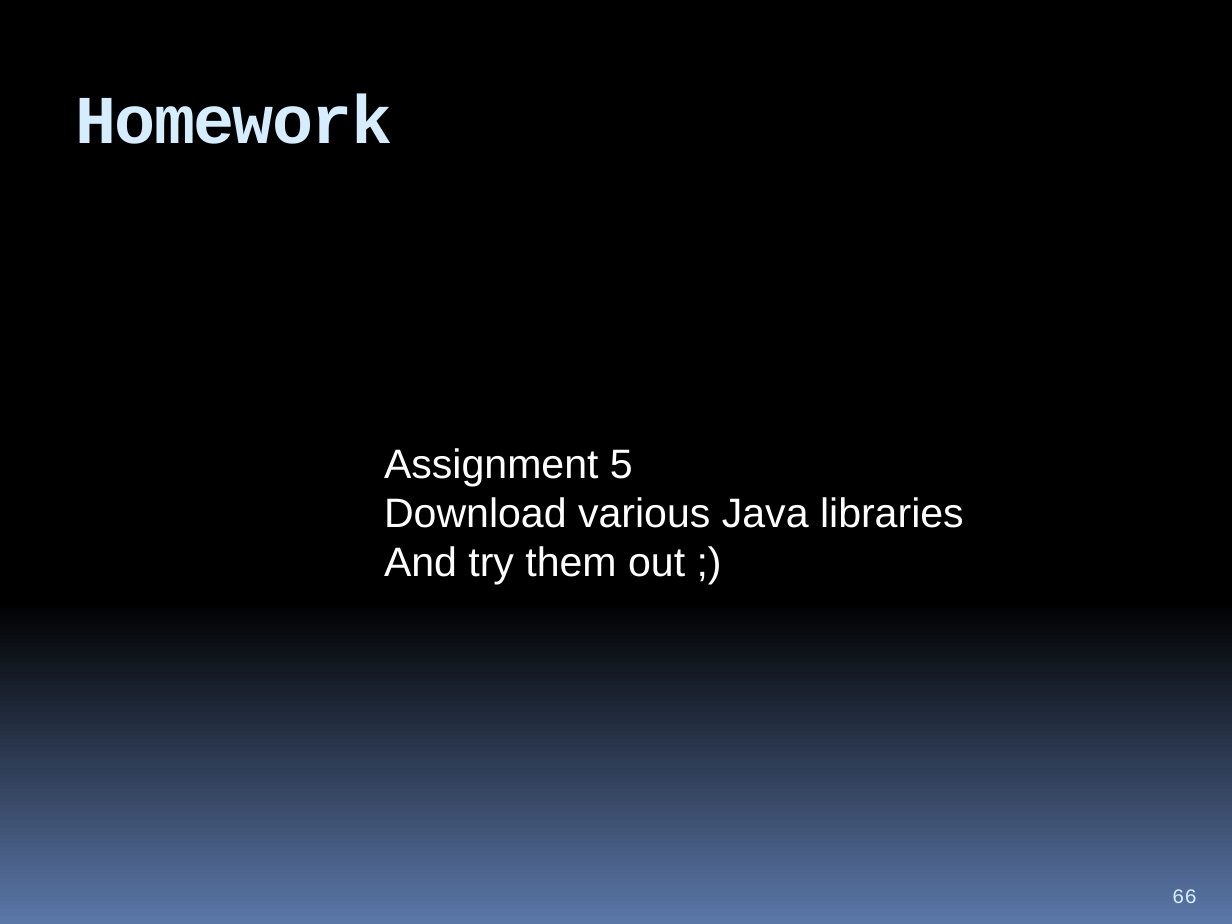
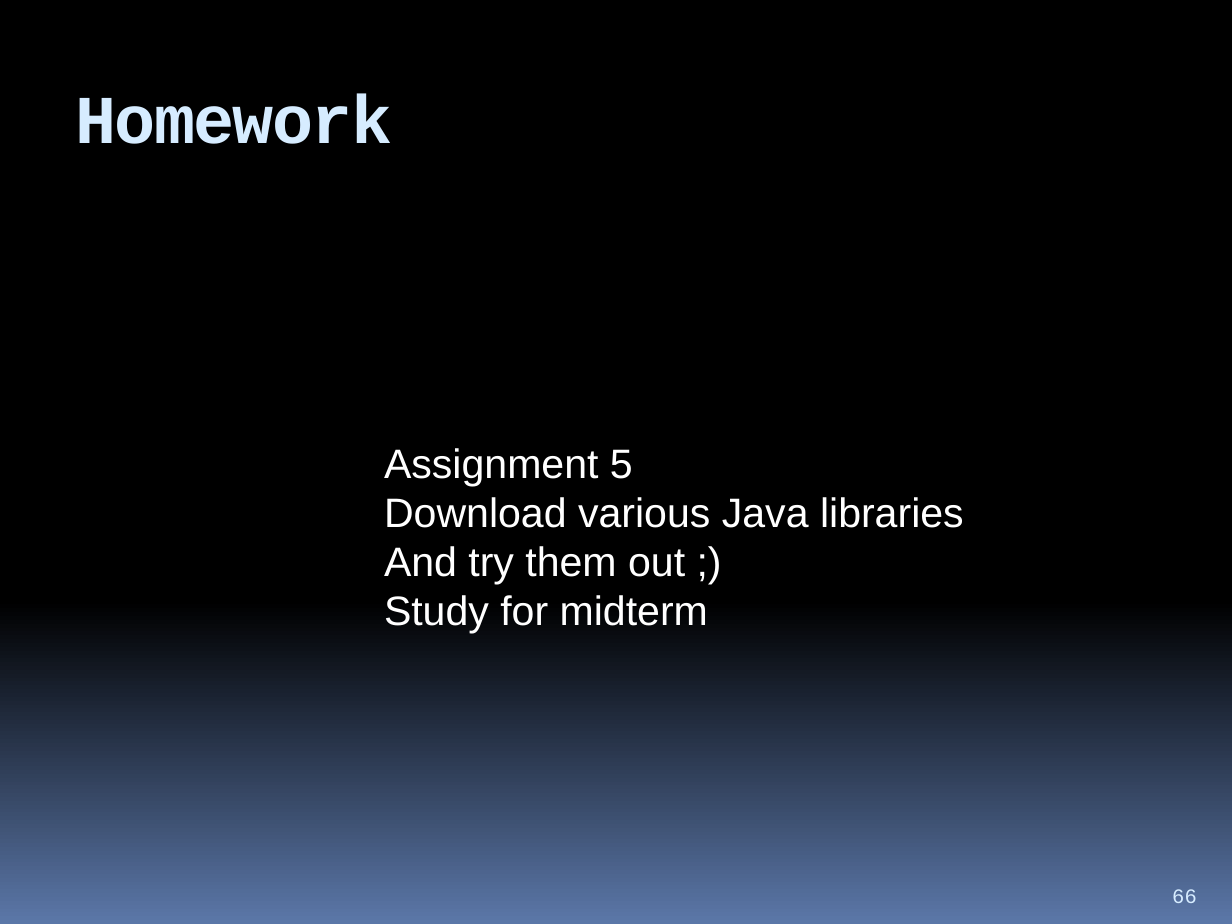
Before and after one commit to hchan/comp2613, a slide deck: slide 66 of coursePresentation.pptx. Drawn at 1232x924 pixels with LibreOffice and Linux fonts; fonts in the diff are those of the drawing. Boxes give left, top, right and bottom in pixels: in the first picture for what was removed or moved away, otherwise in the second. Text is boxed around its words. In the diff, an @@ line names an element or a change of style, - is before the commit and + after.

```diff
--- a/coursePresentation.pptx
+++ b/coursePresentation.pptx
@@ text at <box>384,595,708,634</box>: paragraph added @@
+Study for midterm
```
Also in this commit, not shown: 1 other slide changed, 4 slides removed, 7 other files.
